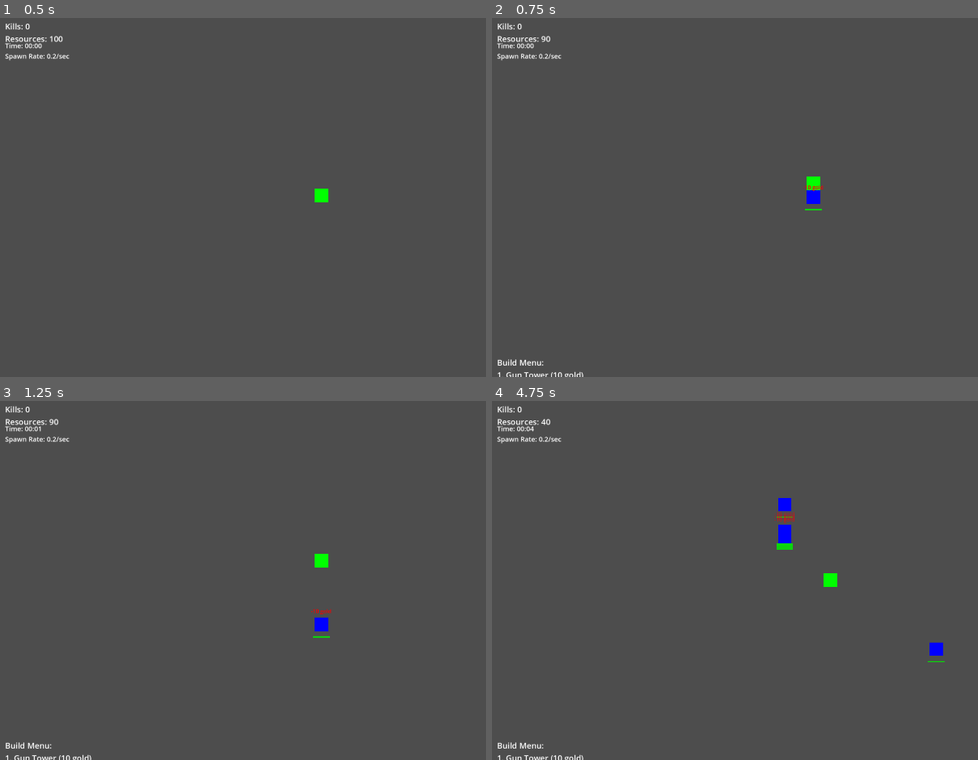
Above: before the commit, frames 1-4 (two rows, left to right).
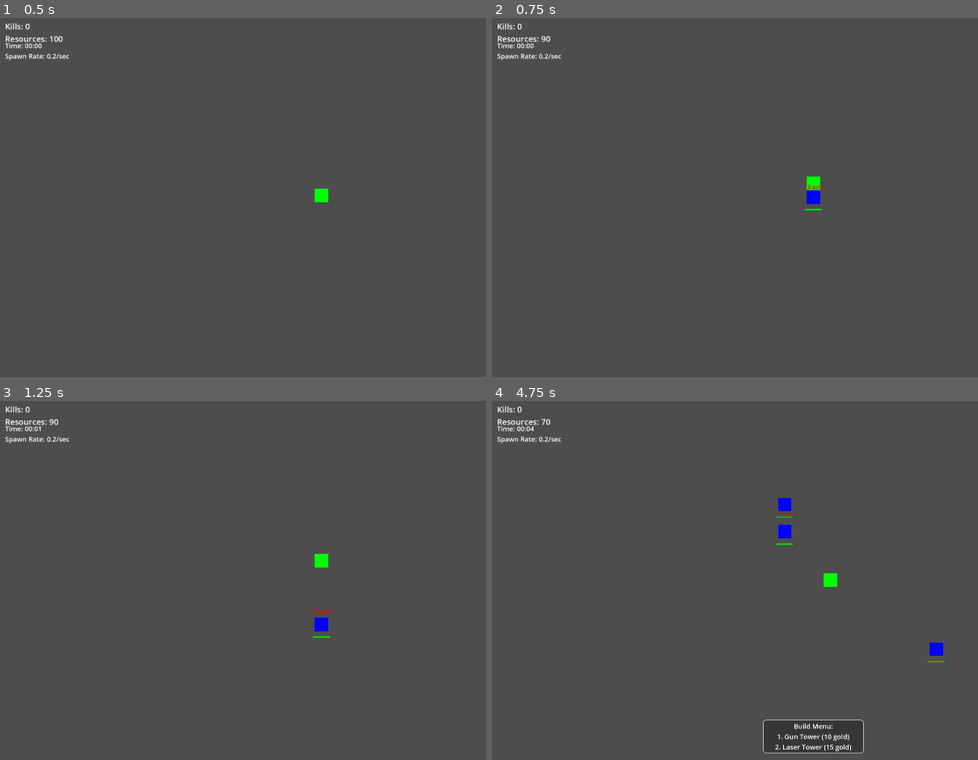
Above: after the commit, the same moments.

Repository: Sephon/testaiproject
Game: Godot game, scene res://Main.tscn
Same seed, same stepped clock (60 frames per second), same inputs: the game is played once before the commit and once after it.
Inputs (mouse positions are in pixels of both pictures, inside the frame that each line leads up to):
- Up to frame 1 (0.5 s): no input
- Up to frame 2 (0.75 s): tap Enter (ui_accept) at 0.5 s; move the mouse to (778, 269) at 0.52 s; hold Up (ui_up) from 0.53 s (still down); hold B from 0.53 s (still down); tap Space (ui_select) at 0.6 s; click (778, 269) at 0.67 s
- Up to frame 3 (1.25 s): keep holding Up (ui_up); keep holding B; tap Enter (ui_accept) at 0.77 s
- Up to frame 4 (4.75 s): move the mouse to (outside the picture) at 1.27 s; release B at 1.28 s; tap B at 1.35, 2.85, 3.8 s; click (outside the picture) at 1.42 s; tap Enter (ui_accept) at 1.52, 3.02, 3.77, 4.52 s; tap Space (ui_select) at 1.55, 2.1, 3.05, 4.55 s; move the mouse to (618, 523) at 2.02 s; release Up (ui_up) at 2.03 s; hold B 2.03-2.78 s; hold Left (ui_left) 2.03-3.53 s; click (618, 523) at 2.17 s; move the mouse to (846, 576) at 2.77 s; click (846, 576) at 2.92 s; move the mouse to (715, 487) at 3.52 s; hold Down (ui_down) 3.53-4.28 s; hold 1 3.53-4.28 s; click (715, 487) at 3.67 s; move the mouse to (953, 558) at 4.27 s; hold Right (ui_right) from 4.28 s (still down); tap 2 at 4.35 s; click (953, 558) at 4.42 s

Frame 1 is identical in both runs. In frame 2, 0.2% of the frame differs, in the area x 1-19%, y 95-100%; in frame 3, 0.2%; in frame 4, 0.7%, in the area x 1-77%, y 4-100%.

Commit message:
Gun tower leading targets and a nicer build menu

Diff:
--- a/testaiproject/Enemy.gd
+++ b/testaiproject/Enemy.gd
@@ -1,6 +1,6 @@
 extends Area2D
 
-var speed = 150
+var speed = 250
 var collision_radius = 15
 var exploding = false
 var explosion_time = 0.0
--- a/testaiproject/Main.gd
+++ b/testaiproject/Main.gd
@@ -60,8 +60,10 @@
 
 # Build menu variables
 var build_menu_visible = false
-var build_menu_container: Control
+var build_menu_container: Panel
 var build_menu_label: Label
+var build_menu_cooldown = 0.3  # Cooldown in seconds
+var last_build_menu_toggle = 0.0
 
 # Called when the node enters the scene tree for the first time.
 func _ready() -> void:
@@ -110,16 +112,20 @@
 	$Player.body_entered.connect(_on_player_body_entered)
 
 	# Create build menu container
-	build_menu_container = Control.new()
+	build_menu_container = Panel.new()
 	build_menu_container.visible = false
+	build_menu_container.add_theme_stylebox_override("panel", create_menu_stylebox())
 	hud_container.add_child(build_menu_container)
 
 	# Create build menu label
 	build_menu_label = Label.new()
-	build_menu_label.position = Vector2(20, get_viewport().get_visible_rect().size.y - 60)
-	build_menu_label.add_theme_font_size_override("font_size", 24)
+	build_menu_label.add_theme_font_size_override("font_size", 20)
 	build_menu_label.text = "Build Menu:\n1. Gun Tower (10 gold)\n2. Laser Tower (15 gold)"
 	build_menu_container.add_child(build_menu_label)
+
+	# Center the label in the panel
+	build_menu_label.horizontal_alignment = HORIZONTAL_ALIGNMENT_CENTER
+	build_menu_label.vertical_alignment = VERTICAL_ALIGNMENT_CENTER
 
 	print("Game initialized")
 
@@ -132,9 +138,12 @@
 		# Update spawn interval based on time
 		update_spawn_interval()
 
-		# Handle build menu
+		# Handle build menu with cooldown
 		if Input.is_action_just_pressed("ui_select") or Input.is_key_pressed(KEY_B):  # B key
-			toggle_build_menu()
+			var current_time = Time.get_ticks_msec() / 1000.0
+			if current_time - last_build_menu_toggle >= build_menu_cooldown:
+				toggle_build_menu()
+				last_build_menu_toggle = current_time
 
 		# Handle tower selection when menu is open
 		if build_menu_visible:
@@ -145,12 +154,15 @@
 				place_tower(Tower.TowerType.LASER)
 				toggle_build_menu()
 
-		# Handle tower placement
-		#if Input.is_action_just_pressed("ui_select") or Input.is_key_pressed(KEY_B):  # B key or space
-			#var current_time = Time.get_ticks_msec() / 1000.0
-			#if current_time - last_tower_placement >= tower_placement_cooldown:
-				#place_tower()
-				#last_tower_placement = current_time
+		# Update build menu position to stay at bottom of screen
+		if build_menu_container:
+			var viewport_size = get_viewport().get_visible_rect().size
+			build_menu_container.size = Vector2(300, 100)  # Fixed size for the menu
+			build_menu_container.position = Vector2(
+				(viewport_size.x - build_menu_container.size.x) / 2,  # Center horizontally
+				viewport_size.y - build_menu_container.size.y - 20  # 20 pixels from bottom
+			)
+			build_menu_label.size = build_menu_container.size  # Make label fill the panel
 
 		# Handle enemy spawning
 		spawn_timer += delta
@@ -337,34 +349,6 @@
 		var spawns_per_second = 1.0 / current_spawn_interval
 		game_timer_label.text = "Time: %02d:%02d\nSpawn Rate: %.1f/sec" % [minutes, seconds, spawns_per_second]
 
-#func place_tower() -> void:
-	#if resources >= tower_cost and is_instance_valid($Player):
-		## Create new tower
-		#var new_tower = tower_scene.instantiate()
-		#new_tower.mainRef = self
-		#new_tower.tower_type = 1
-		#add_child(new_tower)
-		#new_tower.add_to_group("towers")
-		#new_tower.position = $Player.position
-		#
-		## Deduct resources
-		#resources -= tower_cost
-		#update_ui()
-		#
-		## Show floating text for tower placement
-		#var floating_text = floating_text_scene.instantiate()
-		#add_child(floating_text)
-		#floating_text.position = $Player.position + Vector2(0, -30)
-		#floating_text.set_text("-" + str(tower_cost) + " gold")
-		#floating_text.modulate = Color(1, 0, 0)
-	#else:
-		## Show floating text for insufficient resources
-		#var floating_text = floating_text_scene.instantiate()
-		#add_child(floating_text)
-		#floating_text.position = $Player.position + Vector2(0, -30)
-		#floating_text.set_text("Need " + str(tower_cost) + " gold!")
-		#floating_text.modulate = Color(1, 0, 0)
-
 func update_spawn_interval():
 	# Calculate progress (0 to 1)
 	var progress = min(game_time / max_game_time, 1.0)
@@ -409,3 +393,17 @@
 		floating_text.position = $Player.position + Vector2(0, -30)
 		floating_text.set_text("Need " + str(cost) + " gold!")
 		floating_text.modulate = Color(1, 0, 0)
+
+func create_menu_stylebox() -> StyleBoxFlat:
+	var style = StyleBoxFlat.new()
+	style.bg_color = Color(0.2, 0.2, 0.2, 0.9)  # Dark background with high opacity
+	style.border_color = Color(0.8, 0.8, 0.8, 0.9)  # Light border
+	style.border_width_left = 2
+	style.border_width_top = 2
+	style.border_width_right = 2
+	style.border_width_bottom = 2
+	style.corner_radius_top_left = 10
+	style.corner_radius_top_right = 10
+	style.corner_radius_bottom_left = 10
+	style.corner_radius_bottom_right = 10
+	return style
--- a/testaiproject/Tower.gd
+++ b/testaiproject/Tower.gd
@@ -117,7 +117,7 @@
 func update_popup_menu():
 	popup_menu.clear()
 	var tower_name = "Gun Tower" if tower_type == TowerType.GUN else "Laser Tower"
-	popup_menu.add_item("Title: %s (level: %d)" % [tower_name, tower_level])
+	popup_menu.add_item("%s (level: %d)" % [tower_name, tower_level])
 	popup_menu.set_item_disabled(0, true)
 	popup_menu.add_item(str("Upgrade Tower (", tower_level * upgrade_cost, " coins)"))
 
@@ -214,8 +214,14 @@
 		bullet.position = position
 		bullet.damage = damage
 
-		# Calculate direction to enemy
-		var direction = (target_enemy.position - position).normalized()
+		# Get enemy's current velocity
+		var target_velocity = target_enemy.current_direction * target_enemy.speed
+
+		# Calculate predicted position
+		var predicted_pos = get_predicted_position(target_enemy.position, target_velocity, bullet_speed)
+
+		# Calculate direction to predicted position
+		var direction = (predicted_pos - position).normalized()
 		bullet.velocity = direction * bullet_speed
 
 	else:  # Laser Tower
@@ -243,6 +249,34 @@
 		var tween = create_tween()
 		tween.tween_property(flash, "modulate:a", 0.0, 0.1)
 		tween.tween_callback(flash.queue_free)
+
+# Calculate where to aim based on target's movement
+func get_predicted_position(target_pos: Vector2, target_velocity: Vector2, bullet_speed: float) -> Vector2:
+	var to_target = target_pos - position
+	var a = target_velocity.length_squared() - bullet_speed * bullet_speed
+	var b = 2 * to_target.dot(target_velocity)
+	var c = to_target.length_squared()
+
+	if abs(a) < 0.001:
+		# Bullet speed ≈ target speed: fallback to naive aim
+		return target_pos
+
+	var discriminant = b * b - 4 * a * c
+	if discriminant < 0:
+		# No valid solution, aim directly at target
+		return target_pos
+
+	var t1 = (-b - sqrt(discriminant)) / (2 * a)
+	var t2 = (-b + sqrt(discriminant)) / (2 * a)
+	var t = min(t1, t2)
+
+	if t < 0:
+		t = max(t1, t2)
+	if t < 0:
+		# Both times negative, target is moving away too fast
+		return target_pos
+
+	return target_pos + target_velocity * t
 
 func update_health_bar():
 	var health_percent = float(health) / max_health
@@ -262,6 +296,7 @@
 			# Store the world position where popup was opened
 			popup_world_position = get_global_mouse_position()
 			# Set initial screen position
+			update_popup_menu()
 			popup_menu.position = event.global_position
 			popup_menu.popup()
 
